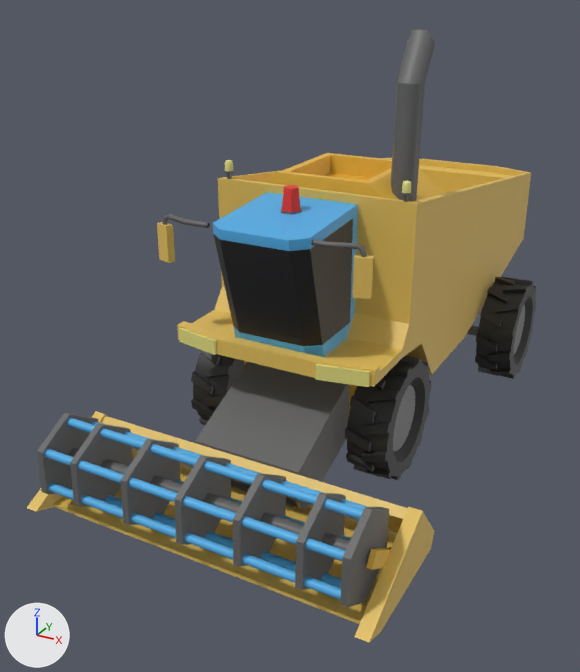
An edit to the FBX model Assets/MYgame/FBX/Models/Harvester_03_Fix.fbx, drawn before and after from the same camera.
Before and after are seen from a 50 mm lens placed at (6.5, -21.06, 8.7), pointed at (-0.83, -7.73, 2.04). The axes (+X, +Y, +Z) are drawn at lower left. The lights are the same throughout. Where no turn or scale is listed for an object, it has been applied to the vertices. Vertices at the same position are counted once.

Objects in the first picture: 'Harvester_03_Fix', 'Harvester_03_Front_Tube', 'Harvester_03_Roll', 'Harvester_03_Roll_Cover', 'Harvester_03_Wheel_01', 'Harvester_03_Wheel_01.002', 'Harvester_03_Wheel_02'.
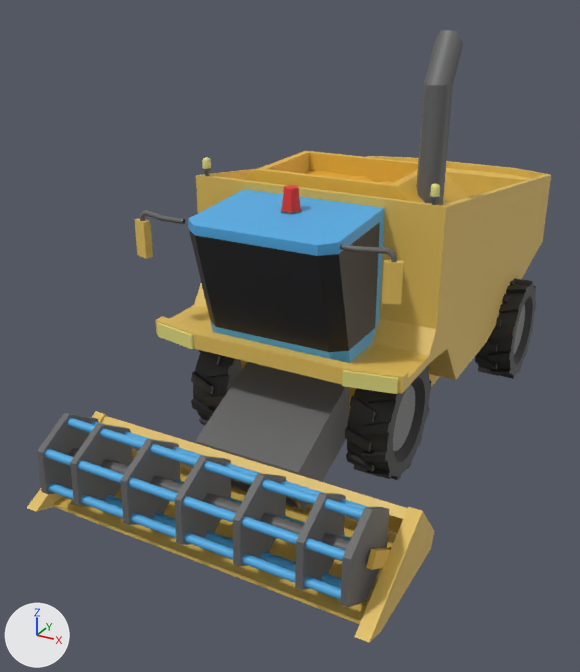
Changed parts and their boxes (x1, y1, x2, y2) in the pictures (580 x 672 px; the box of a moved part takes in the faces that stretch with it):
'Harvester_03_Fix', reshaped (11% wider): before (157, 30, 531, 413); after (134, 30, 551, 413)
part 1 of me_harvester_03, moved or reshaped: before (391, 30, 435, 201); after (417, 30, 463, 205)
part 2 of me_harvester_03, moved or reshaped: before (315, 364, 370, 387); after (342, 370, 398, 394)
part 3 of me_harvester_03, moved or reshaped: before (179, 328, 217, 355); after (157, 323, 194, 349)
part 4 of me_harvester_03, moved or reshaped (not visible afterwards): before (467, 326, 479, 336)
part 5 of me_harvester_03, moved or reshaped: before (224, 170, 234, 173); after (202, 167, 212, 171)
part 6 of me_harvester_03, moved or reshaped: before (225, 160, 233, 171); after (202, 157, 211, 169)
part 7 of me_harvester_03, moved or reshaped: before (227, 173, 232, 179); after (205, 171, 210, 176)
part 8 of me_harvester_03, moved or reshaped: before (401, 191, 412, 195); after (429, 195, 441, 199)
part 9 of me_harvester_03, moved or reshaped: before (402, 180, 411, 193); after (430, 184, 440, 197)
part 10 of me_harvester_03, moved or reshaped: before (403, 195, 409, 202); after (432, 199, 437, 205)
part 11 of me_harvester_03, moved or reshaped: before (311, 239, 367, 257); after (340, 244, 397, 262)
part 12 of me_harvester_03, moved or reshaped: before (353, 255, 374, 299); after (382, 259, 404, 305)
part 13 of me_harvester_03, moved or reshaped: before (162, 214, 210, 228); after (140, 210, 185, 224)
part 14 of me_harvester_03, moved or reshaped: before (157, 222, 175, 263); after (134, 218, 153, 259)
part 15 of me_harvester_03, moved or reshaped: before (177, 153, 352, 354); after (156, 151, 352, 349)
part 16 of me_harvester_03, moved or reshaped: before (223, 158, 426, 183); after (203, 156, 409, 180)
part 17 of me_harvester_03, moved or reshaped: before (213, 224, 239, 331); after (188, 219, 216, 327)
part 18 of me_harvester_03, moved or reshaped: before (191, 153, 444, 387); after (170, 151, 469, 393)
part 19 of me_harvester_03, moved or reshaped: before (414, 159, 530, 203); after (409, 157, 550, 207)
part 20 of me_harvester_03, moved or reshaped: before (213, 192, 358, 346); after (189, 189, 384, 352)
part 21 of me_harvester_03, moved or reshaped: before (244, 361, 357, 413); after (241, 360, 440, 413)
part 22 of me_harvester_03, moved or reshaped: before (417, 173, 531, 374); after (446, 175, 551, 379)

Edits to the bpy script that builds the scene:
```text
Change me_harvester_03:
    used by ob_harvester_03_fix; location = (0.0, -5.89, 0.0)
    remove me_harvester_03.from_pydata(...)  # 510 vertices, 526 faces; spans x -2.27..2.24, y -4.56..6.23, z 0.76..7.97
    add me_harvester_03.from_pydata(...)  # 510 vertices, 526 faces; spans x -2.77..2.74, y -4.56..6.23, z 0.76..7.97
    me_harvester_03 part 1: the loose piece of 18 vertices spanning x 1.07..1.59, y -1.72..-0.96, z 5.05..7.97 is moved by (0.5, 0.0, 0.0)
    me_harvester_03 part 2: the loose piece of 8 vertices spanning x 1.01..1.92, y -4.31..-4.09, z 2.58..2.85 is moved by (0.5, 0.0, 0.0)
    me_harvester_03 part 3: the loose piece of 8 vertices spanning x -1.92..-1.01, y -4.31..-4.09, z 2.58..2.85 is moved by (-0.5, 0.0, 0.0)
    me_harvester_03 part 4: the loose piece of 8 vertices spanning x -2.25..2.24, y 2.77..2.94, z 0.83..1.01 is scaled about its middle by (1.22, 1, 1)
    me_harvester_03 part 5: the loose piece of 16 vertices spanning x -1.87..-1.67, y -2.61..-2.41, z 5.45..5.48 is moved by (-0.5, 0.0, 0.0)
    me_harvester_03 part 6: the loose piece of 25 vertices spanning x -1.85..-1.69, y -2.59..-2.43, z 5.48..5.69 is moved by (-0.5, 0.0, 0.0)
    me_harvester_03 part 7: the loose piece of 8 vertices spanning x -1.8..-1.74, y -2.54..-2.47, z 5.32..5.45 is moved by (-0.5, 0.0, 0.0)
    me_harvester_03 part 8: the loose piece of 16 vertices spanning x 1.67..1.87, y -2.61..-2.41, z 5.45..5.48 is moved by (0.5, 0.0, 0.0)
    me_harvester_03 part 9: the loose piece of 25 vertices spanning x 1.69..1.85, y -2.59..-2.43, z 5.48..5.69 is moved by (0.5, 0.0, 0.0)
    me_harvester_03 part 10: the loose piece of 8 vertices spanning x 1.74..1.8, y -2.54..-2.47, z 5.32..5.45 is moved by (0.5, 0.0, 0.0)
    me_harvester_03 part 11: the loose piece of 36 vertices spanning x 0.69..1.77, y -4.31..-4.06, z 4.8..5.0 is moved by (0.5, 0.0, 0.0)
    me_harvester_03 part 12: the loose piece of 8 vertices spanning x 1.56..1.89, y -4.22..-3.99, z 4.13..4.8 is moved by (0.5, 0.0, 0.0)
    me_harvester_03 part 13: the loose piece of 36 vertices spanning x -2.15..-1.08, y -4.31..-4.06, z 4.8..5.0 is moved by (-0.5, 0.0, 0.0)
    me_harvester_03 part 14: the loose piece of 8 vertices spanning x -2.27..-1.95, y -4.22..-3.99, z 4.13..4.8 is moved by (-0.5, 0.0, 0.0)
    me_harvester_03 part 15: 81 of the vertices in x -1.99..-0.31, y -4.27..0.12, z 1.48..5.48 are moved by (-0.5, 0.0, 0.0)
    me_harvester_03 part 16: 14 of the vertices in x -1.99..-0.93, y 4.91..6.23, z 0.79..4.25 are moved by (-0.5, 0.0, 0.0)
    me_harvester_03 part 17: 4 of the vertices in x -0.92..-0.65, y -4.56..-4.34, z 4.85..5.05 are moved by (-0.5, 0.0, 0.0)
    me_harvester_03 part 18: 74 of the vertices in x 0.47..1.99, y -4.27..0.12, z 1.48..5.48 are moved by (0.5, 0.0, 0.0)
    me_harvester_03 part 19: 14 of the vertices in x 0.93..1.99, y 4.91..6.23, z 0.79..4.25 are moved by (0.5, 0.0, 0.0)
    me_harvester_03 part 20: 4 of the vertices in x 0.64..0.91, y -4.56..-4.34, z 4.85..5.05 are moved by (0.5, 0.0, 0.0)
    me_harvester_03 part 21: 1 of the vertices in x 1.24, y -2.98, z 0.76 are moved by (0.5, 0.0, 0.0)
    me_harvester_03 part 22: 1 of the vertices in x 1.99, y 1.04, z 1.48 are moved by (0.5, 0.0, 0.0)
```
